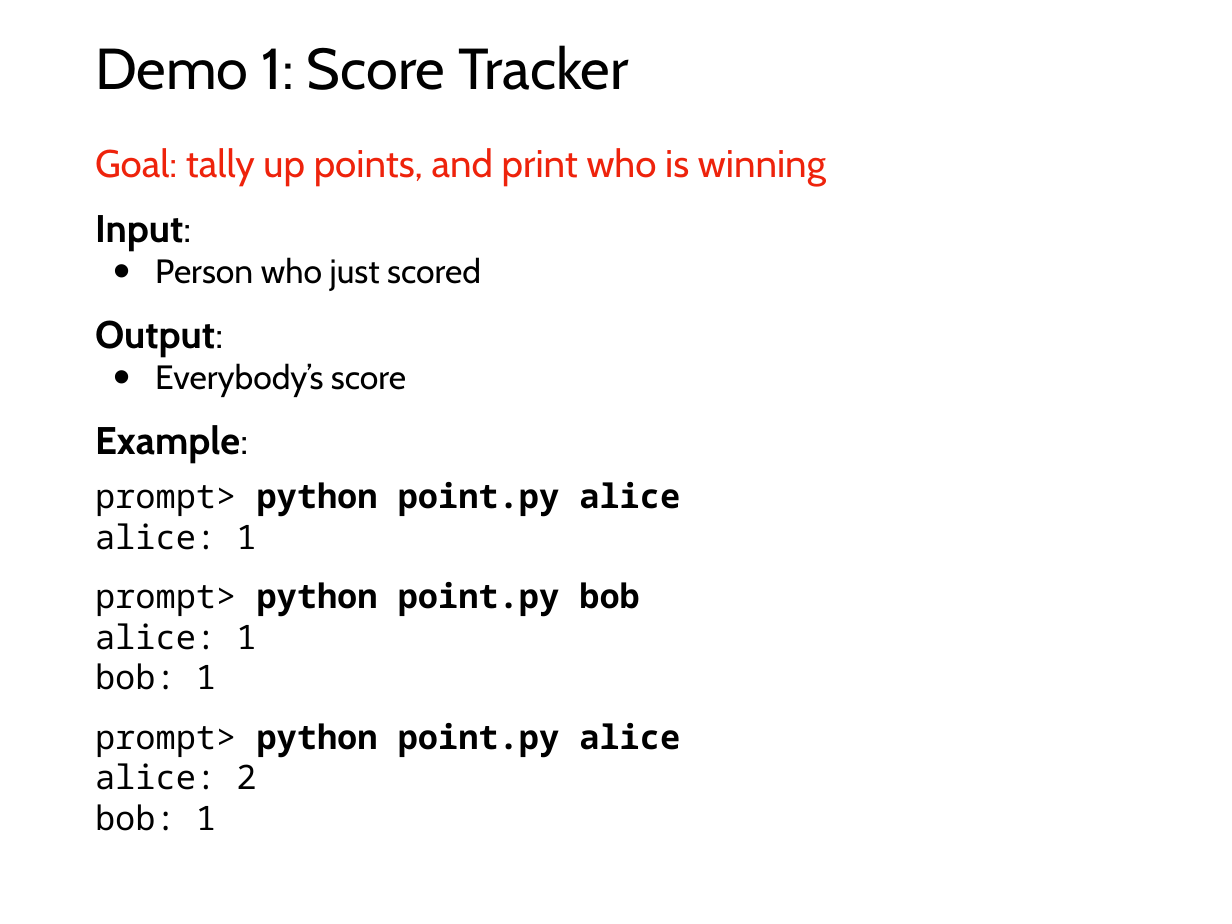
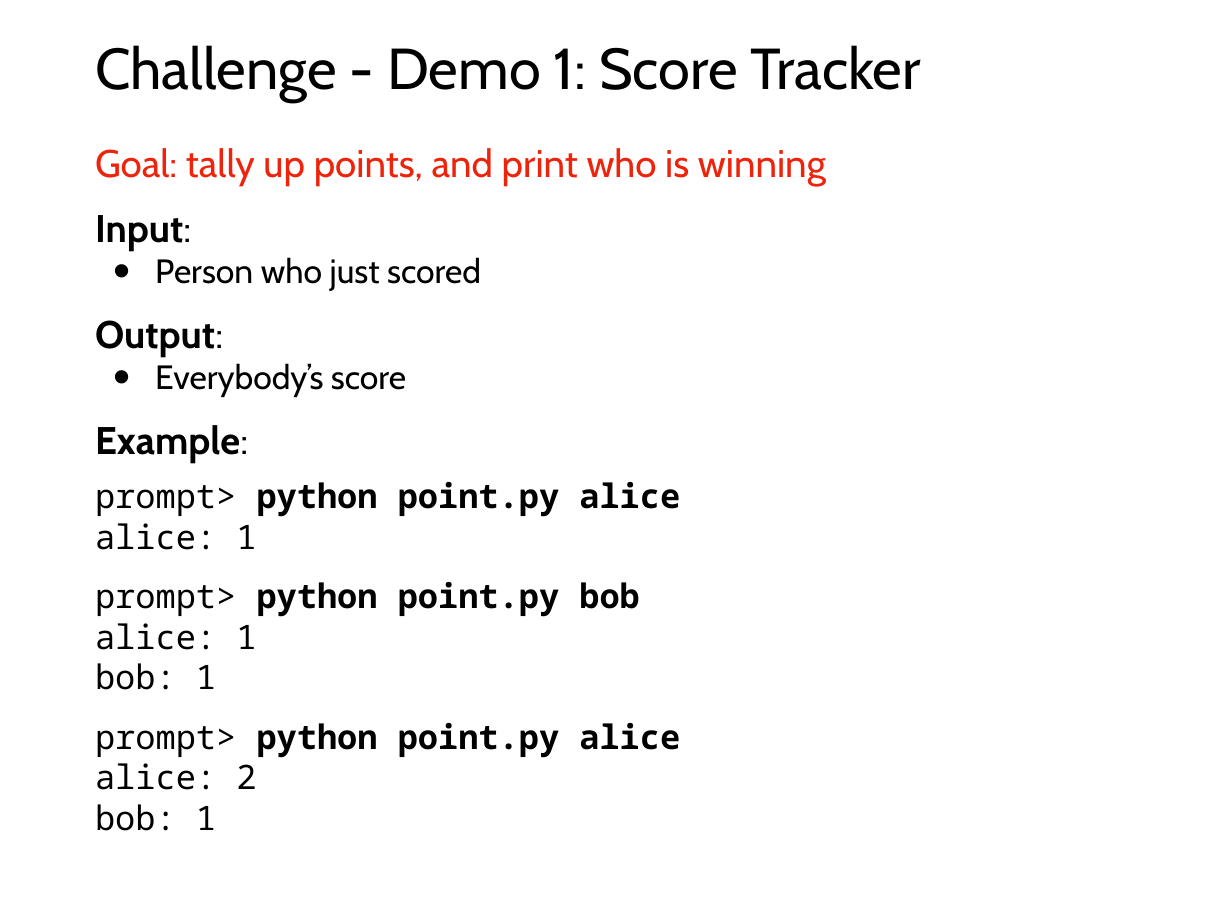
Before and after one commit to tylerharter/caraza-harter-com, a slide deck: slide 55 of tyler/meena/cs220/s21/materials/lec_27_S21.pptx (slide 54 before the commit). Drawn at 1232x924 pixels with LibreOffice and Linux fonts; fonts in the diff are those of the drawing. Boxes give left, top, right and bottom in pixels: in the first picture for what was removed or moved away, otherwise in the second. Text is boxed around its words. In the diff, an @@ line names an element or a change of style, - is before the commit and + after.

```diff
--- a/tyler/meena/cs220/s21/materials/lec_27_S21.pptx
+++ b/tyler/meena/cs220/s21/materials/lec_27_S21.pptx
@@ title at bbox=[95, 45, 921, 102]: text changed @@
-Demo 1: Score Tracker
+Challenge - Demo 1: Score Tracker
```
Also in this commit, not shown: 1 other slide changed, 2 slides added, 4 other files.
